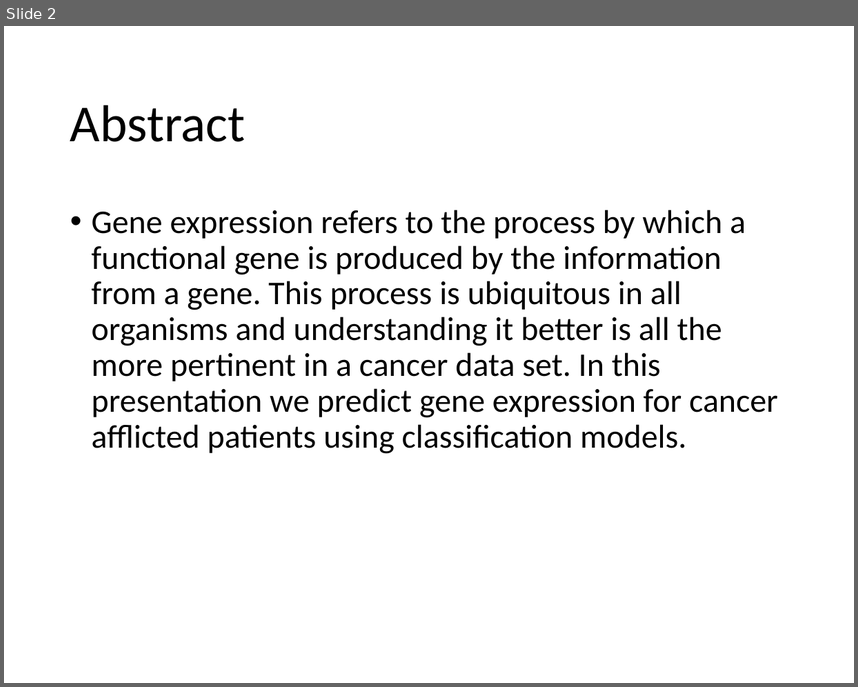
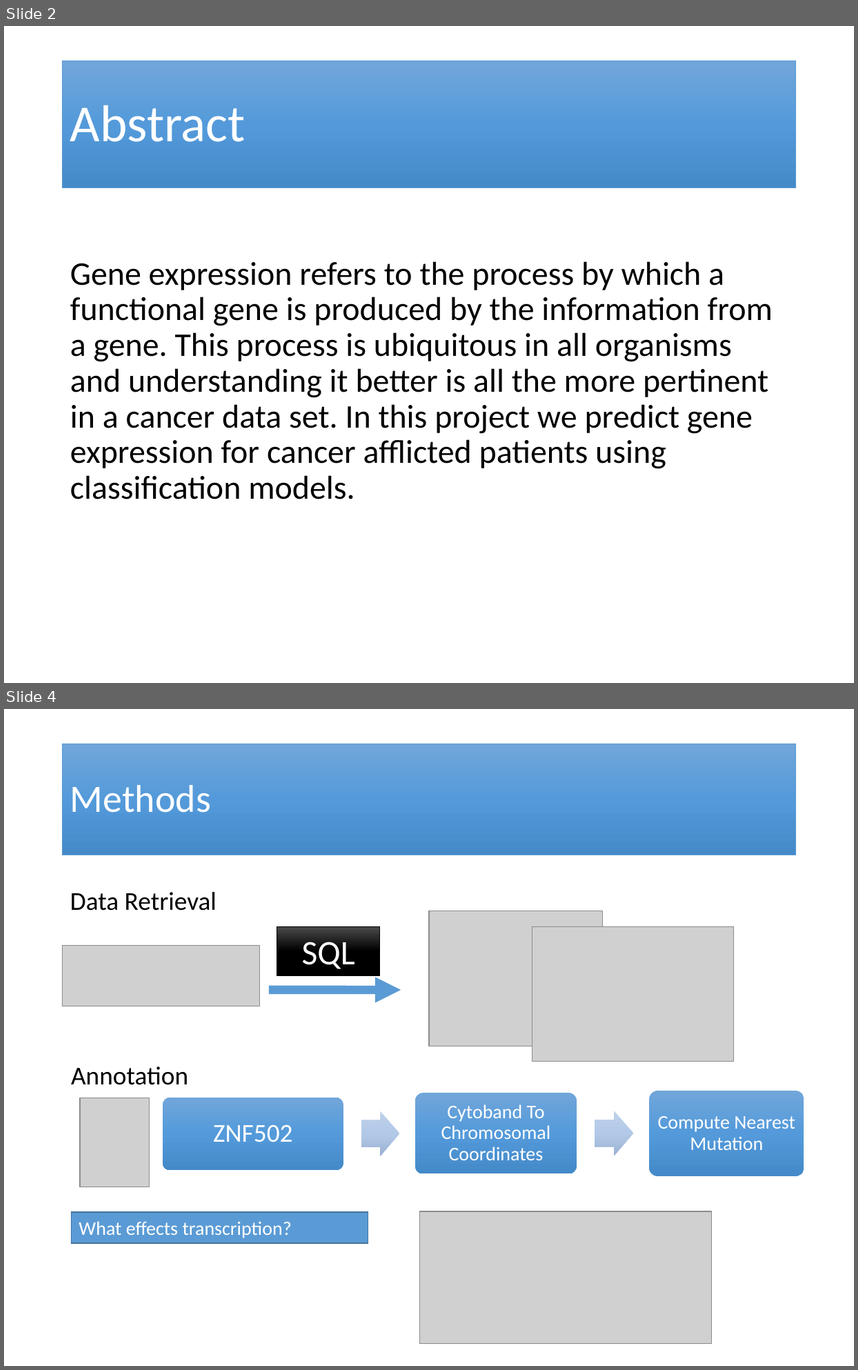
Before and after one commit to leem42/cse446, a slide deck: src/ml_final_project/PosterPresentation.pptx. Shown one above the other, each under a label of ours: slide 2 before the commit, slides 2 and 4 after it; the slides between them are not shown. The pictures are 858x687 and 858x1370 pixels, drawn with LibreOffice and Linux fonts; fonts in the diff are those of the drawing; grey boxes stand for pictures. Boxes give left, top, right and bottom in pixels: in the first picture for what was removed or moved away, otherwise in the second. Text is boxed around its words. In the diff, an @@ line names an element or a change of style, - is before the commit and + after.

```diff
--- a/src/ml_final_project/PosterPresentation.pptx
+++ b/src/ml_final_project/PosterPresentation.pptx
@@ slide 4 added at (4, 709, 854, 1366), background #FFFFFF @@
@@ title added at (63, 743, 796, 855), fill gradient #71A6DB to #559BDB to #448ACA, outline #5B9BD5 0.5 pt, 36 pt, text #FFFFFF @@
+Methods
@@ text added at (70, 892, 217, 910), 24 pt, text #000000 @@
+Data Retrieval
@@ picture added at (429, 910, 603, 1046) @@
@@ rectangle added at (277, 926, 379, 975), fill gradient #4B4B4B to #000000, outline #000000 0.5 pt, 32 pt, text #FFFFFF @@
+SQL
@@ picture added at (533, 926, 734, 1062) @@
@@ picture added at (63, 946, 260, 1006) @@
@@ arrow added from (269, 990) to (401, 990), #5B9BD5 8 pt @@
@@ text added at (71, 1066, 188, 1085), 24 pt, text #000000 @@
+Annotation
@@ picture added at (80, 1097, 148, 1186) @@
@@ group added at (163, 1091, 804, 1175): 3 rounded rectangles, 3 texts, 2 right arrows @@
+ZNF502
+Cytoband To Chromosomal Coordinates
+Compute Nearest Mutation
@@ rectangle added at (71, 1212, 368, 1243), fill #5B9BD5, outline #43739E 1 pt, 18 pt, text #FFFFFF @@
+What effects transcription?
@@ picture added at (420, 1211, 711, 1344) @@
@@ slide 2 changed as well @@
@@ title "Abstract": place and size @@
-title "Abstract" at (70, 105, 245, 142)
+title "Abstract" at (63, 60, 796, 187)
@@ title "Abstract" at (63, 60, 796, 187): text colour #000000 to #FFFFFF; fill none to gradient #71A6DB to #559BDB to #448ACA; outline none to #5B9BD5 0.5 pt @@
@@ text at (70, 261, 773, 499): text changed @@
-• Gene expression refers to the process by which a functional gene is produced by the information from a gene. This process is ubiquitous in all organisms and understanding it better is all the more pertinent in a cancer data set. In this presentation we predict gene expression for cancer afflicted patients using classification models.
+Gene expression refers to the process by which a functional gene is produced by the information from a gene. This process is ubiquitous in all organisms and understanding it better is all the more pertinent in a cancer data set. In this project we predict gene expression for cancer afflicted patients using classification models.
```
Also in this commit, not shown: 4 other slides changed, 3 other slides added, 4 slides removed, 8 other files.
